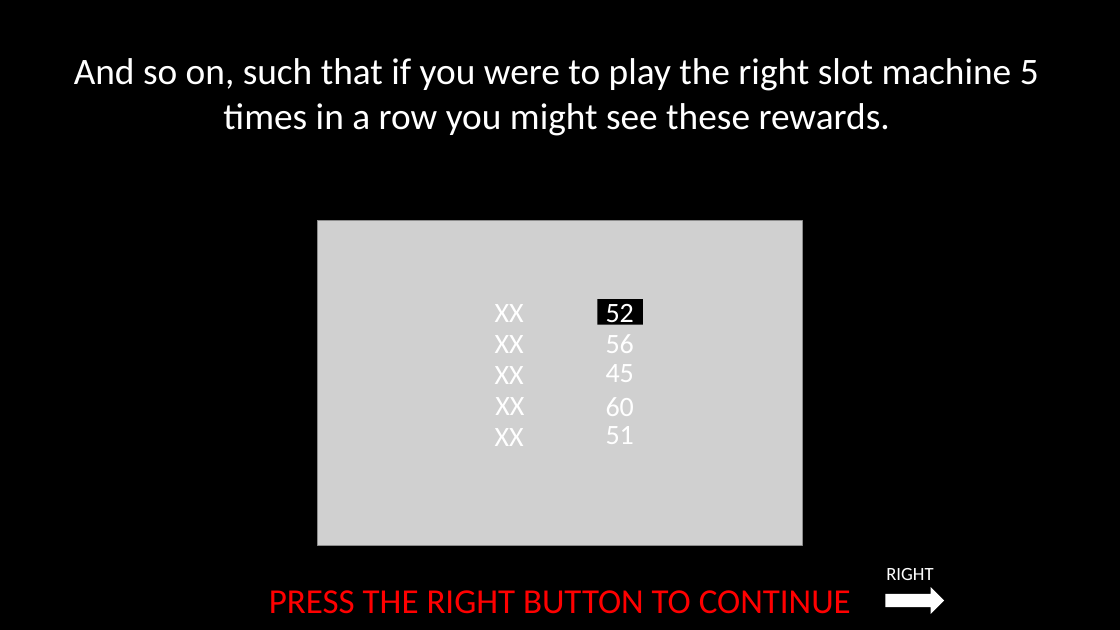
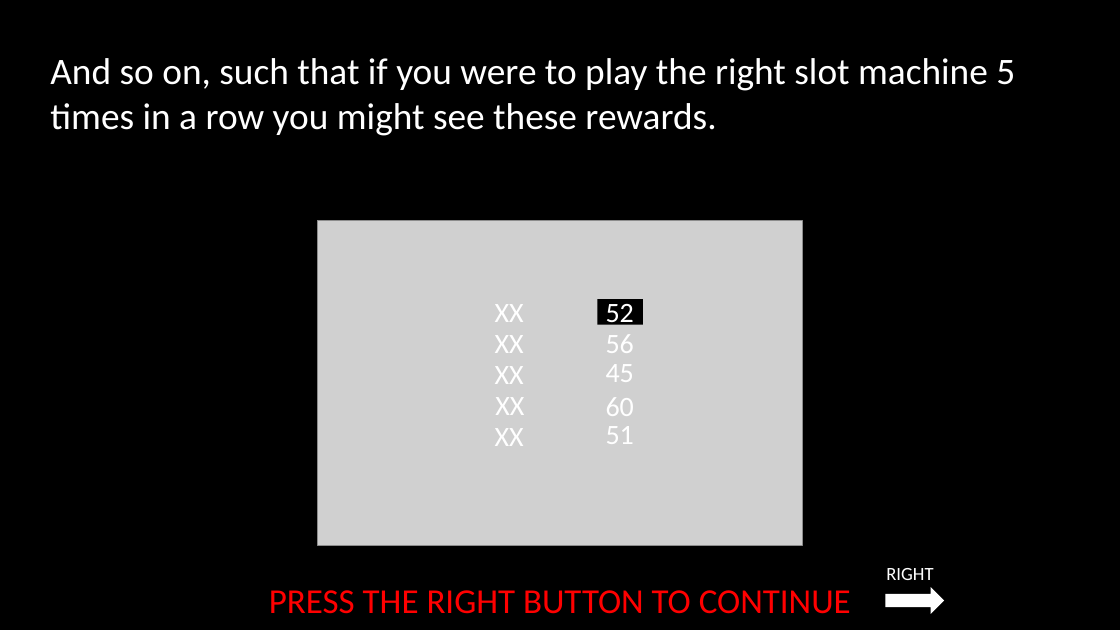
Before and after one commit to laureate-institute-for-brain-research/StimToolOnline, a slide deck: slide 11 of public/js/tasks/horizon/media/horizonInstructions_RSS.pptx. Drawn at 1120x630 pixels with LibreOffice and Linux fonts; fonts in the diff are those of the drawing; grey boxes stand for pictures. Boxes give left, top, right and bottom in pixels: in the first picture for what was removed or moved away, otherwise in the second. Text is boxed around its words. In the diff, an @@ line names an element or a change of style, - is before the commit and + after.

```diff
--- a/public/js/tasks/horizon/media/horizonInstructions_RSS.pptx
+++ b/public/js/tasks/horizon/media/horizonInstructions_RSS.pptx
@@ text "And so on, such that ..." at (x1=50, y1=58, x2=1015, y2=136): alignment centre to left @@
```
Also in this commit, not shown: 10 other slides changed, 13 other files.
